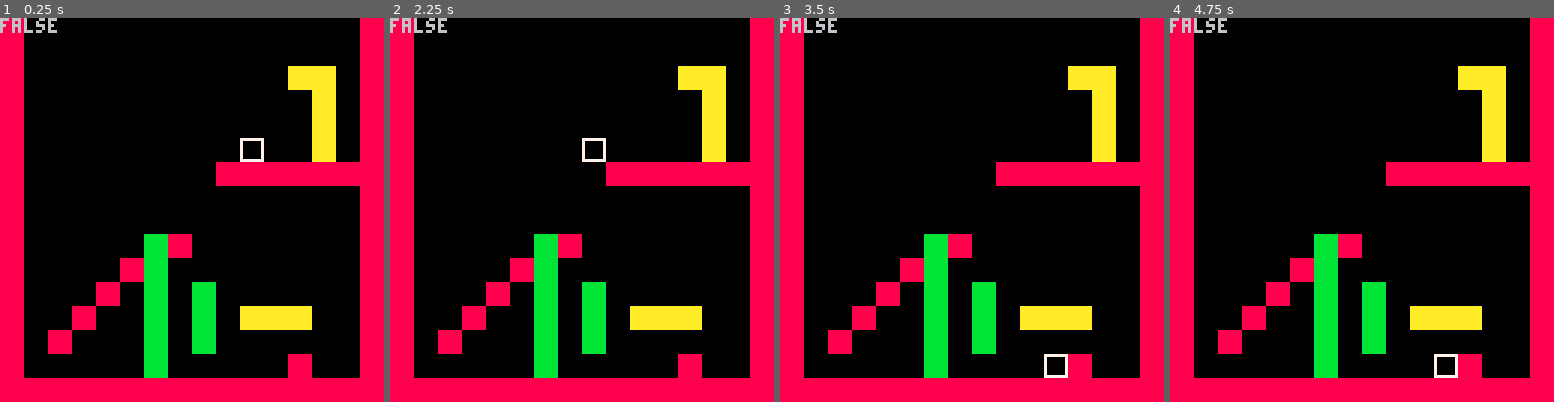
Above: before the commit, frames 1-4 (left to right).
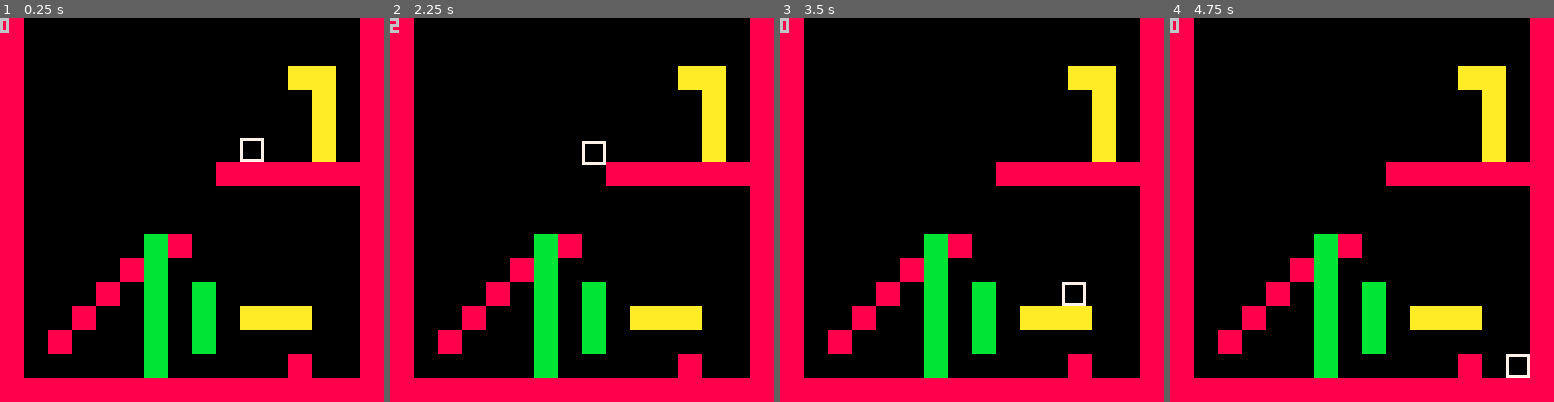
Above: after the commit, the same moments.

Repository: mRamiroGonzalez/pico8-platformer-engine-dd
Game: PICO-8 cartridge engine.p8
Two runs of this game, one before a commit and one after it. Both use one fixed random seed, a clock stepped at 60 frames per second and the inputs below.
Inputs:
- Up to frame 1 (0.25 s): no input
- Up to frame 2 (2.25 s): hold Left from 1.97 s (still down)
- Up to frame 3 (3.5 s): release Left at 2.37 s; hold Down 2.42-2.82 s; hold Right from 2.87 s (still down)
- Up to frame 4 (4.75 s): release Right at 3.53 s; hold Up 3.58-4.08 s; hold Right 4.13-4.53 s; hold Down from 4.58 s (still down)

The runs differ from the first frame. In frame 1, 0.3% of the frame differs, in the area x 0-15%, y 0-4%; in frame 2, 0.4%; in frame 3, 0.6%, in the area x 0-80%, y 0-94%; in frame 4, 0.6%.

Commit message:
land on a platform, can go through from the bottom

Diff:
--- a/engine.p8
+++ b/engine.p8
@@ -29,7 +29,7 @@
 else return btn(1) end
 end
 function print_log()
-print(p.jumping)
+print(p.dy)
 end
 function map_draw()
 map(0,0,0,0,16,16)
@@ -112,18 +112,20 @@
 end
 
 function update_gravity()
-if get_block_below(p, 0) then
-if (p.dy > 0) then
+if is_on_a_platform() and (p.dy > 0) then
 p.jumping = false
 p.dy = 0
 p.y = flr(flr(p.y)/8)*8
-end
 else
 p.dy += gravity
 if p.dy >= max_falling_speed then
 p.dy = max_falling_speed
 end
 end
+end
+
+function is_on_a_platform()
+return get_block_below(p, 0) or get_block_below(p, 1)
 end
 
 function is_in_front_of_a_block()
--- a/src/debug-log.lua
+++ b/src/debug-log.lua
@@ -1,3 +1,3 @@
 function print_log()
- print(p.jumping)
+ print(p.dy)
 end
--- a/src/player.lua
+++ b/src/player.lua
@@ -55,18 +55,20 @@
 end
 
 function update_gravity()
- if get_block_below(p, 0) then
-  if (p.dy > 0) then
+ if is_on_a_platform() and (p.dy > 0) then
    p.jumping = false
    p.dy = 0
    p.y = flr(flr(p.y)/8)*8
-  end
  else
   p.dy += gravity
   if p.dy >= max_falling_speed then
    p.dy = max_falling_speed
   end
  end
+end
+
+function is_on_a_platform()
+ return get_block_below(p, 0) or get_block_below(p, 1)
 end
 
 function is_in_front_of_a_block()
